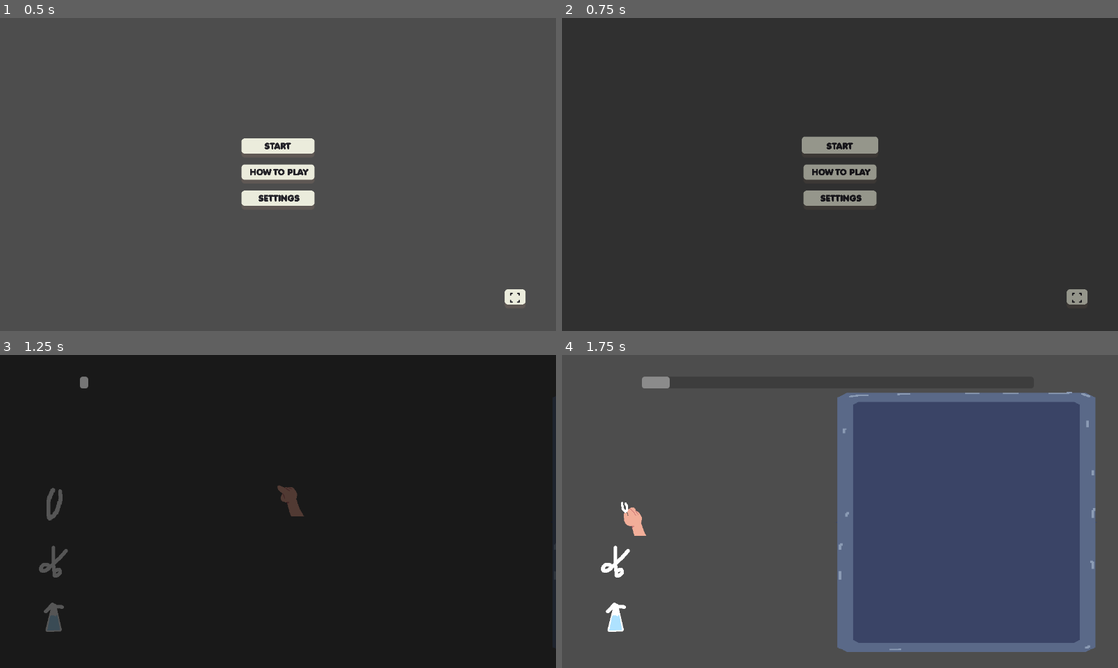
Above: before the commit, frames 1-4 (two rows, left to right).
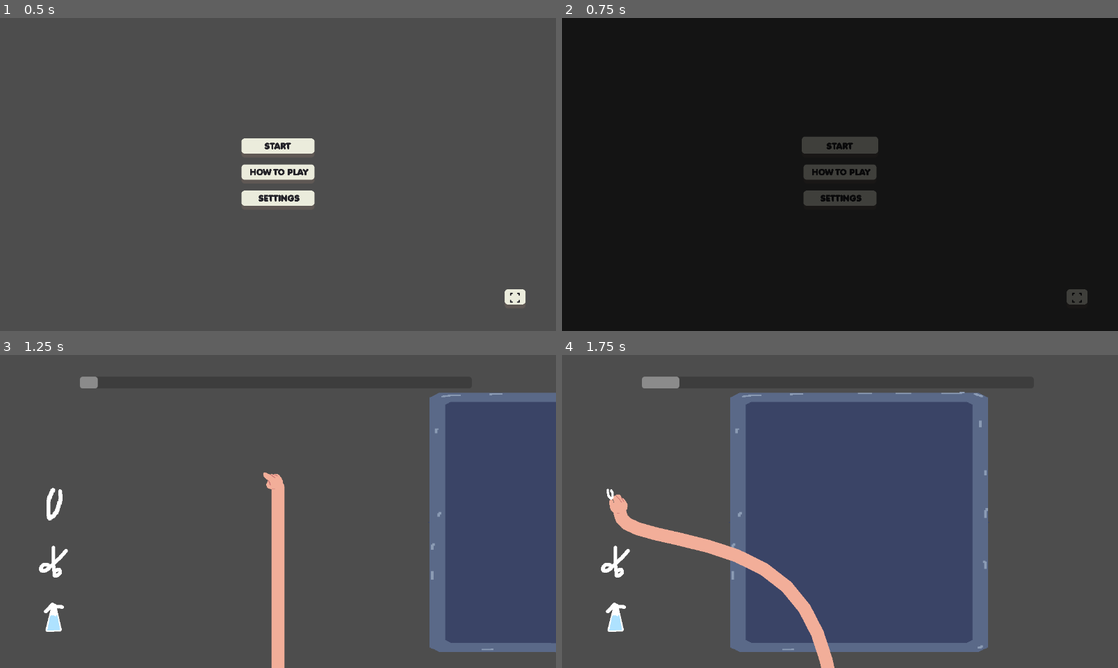
Above: after the commit, the same moments.

Repository: IsaacCerejo/wild-jam-87
Game: Godot game, scene res://scenes/game_controller/game_controller.tscn
Same seed, same stepped clock (60 frames per second), same inputs: the game is played once before the commit and once after it. Sound files missing from this copy of the repository are replaced by a short silence.
Inputs (mouse positions are in pixels of both pictures, inside the frame that each line leads up to):
- Up to frame 1 (0.5 s): no input
- Up to frame 2 (0.75 s): click "START" at 0.5 s
- Up to frame 3 (1.25 s): no input
- Up to frame 4 (1.75 s): click (617, 505) at 1.25 s

Frame 1 is identical in both runs. In frame 2, 100% of the frame differs, in the area x 0-100%, y 0-100%; in frame 3, 100%; in frame 4, 38%.

Commit message:
goffy arm, just an idea

Diff:
--- a/scenes/main_game.tscn
+++ b/scenes/main_game.tscn
@@ -69,6 +69,41 @@
 [sub_resource type="ButtonGroup" id="ButtonGroup_m2ofq"]
 allow_unpress = true
 
+[sub_resource type="GDScript" id="GDScript_wjob3"]
+resource_name = "arm"
+script/source = "extends Line2D
+
+const max_points: int = 50
+const follow_strength: float = 0.2
+const downward_speed: int = 200
+const base_position: Vector2 = Vector2(640, 900)
+
+var points_array: Array[Vector2] = []
+
+func _ready():
+	points_array.resize(max_points)
+	for i in range(max_points):
+		points_array[i] = base_position
+
+func _process(delta: float):
+
+	# Tip is exactly at mouse
+	points_array[0] = get_global_mouse_position()
+
+	# Rest follows smoothly
+	for i in range(1, max_points):
+		points_array[i] = points_array[i].lerp(points_array[i - 1], follow_strength)
+
+	# Base is fixed
+	points_array[max_points - 1] = base_position
+
+	# Downward drift
+	for i in range(max_points - 1):
+		points_array[i].y += downward_speed * delta
+
+	points = points_array
+"
+
 [sub_resource type="SpriteFrames" id="SpriteFrames_n1acc"]
 animations = [{
 "frames": [{
@@ -188,12 +223,19 @@
 icon = ExtResource("7_k2eil")
 flat = true
 
+[node name="arm" type="Line2D" parent="."]
+width = 30.0
+default_color = Color(0.9490196, 0.68235296, 0.6, 1)
+joint_mode = 2
+begin_cap_mode = 2
+end_cap_mode = 2
+script = SubResource("GDScript_wjob3")
+
 [node name="hand" type="Node2D" parent="."]
 position = Vector2(-115, -29)
 script = ExtResource("8_08iwb")
 
 [node name="hand_sprite" type="AnimatedSprite2D" parent="hand"]
-position = Vector2(33, 30)
 sprite_frames = SubResource("SpriteFrames_n1acc")
 animation = &"tesoura"
 autoplay = "empty"
--- a/scripts/game_controller/transition_controller/transition_settings.gd
+++ b/scripts/game_controller/transition_controller/transition_settings.gd
@@ -15,7 +15,7 @@
 ## Material used for the "in" transition effect.
 @export var material_in: ShaderMaterial
 ## Duration of the transition effect in seconds.
-@export var duration: float = 1.0
+@export var duration: float = 0.5
 ## Easing function for the transition.
 @export var easing: Tween.EaseType = Tween.EASE_IN_OUT
 ## Transition curve type.
Binary file changed: assets/hand/hand_empty.png
Binary file changed: assets/hand/hand_pinça.png
Binary file changed: assets/hand/hand_spray.png
Binary file changed: assets/hand/hand_tesoura.png
Not shown: 1 places in scenes/main_game.tscn that only renumber resources
